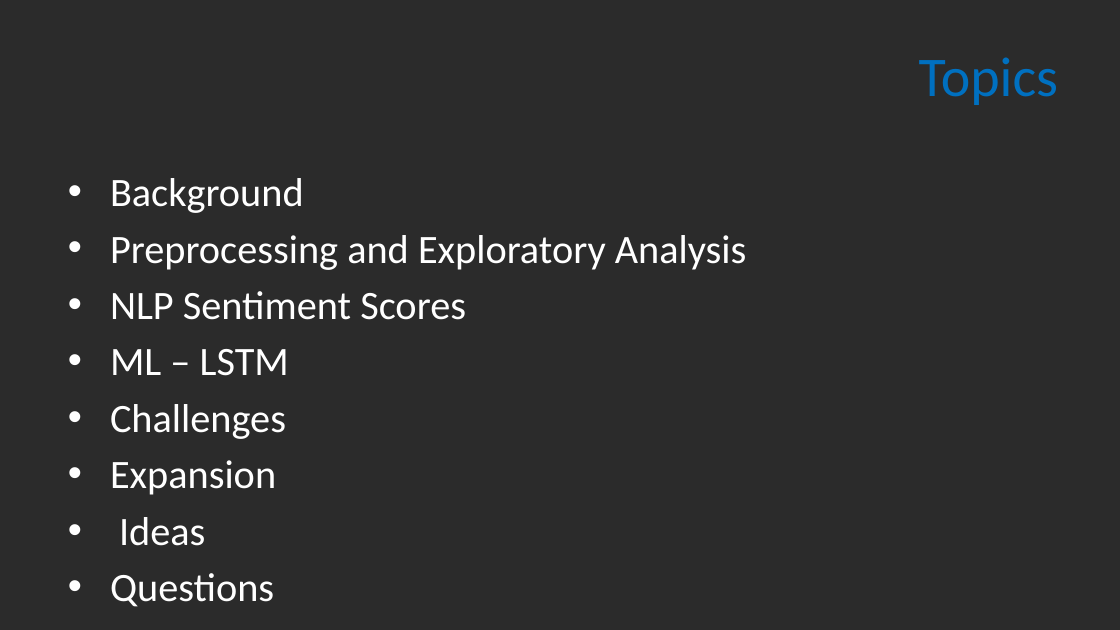
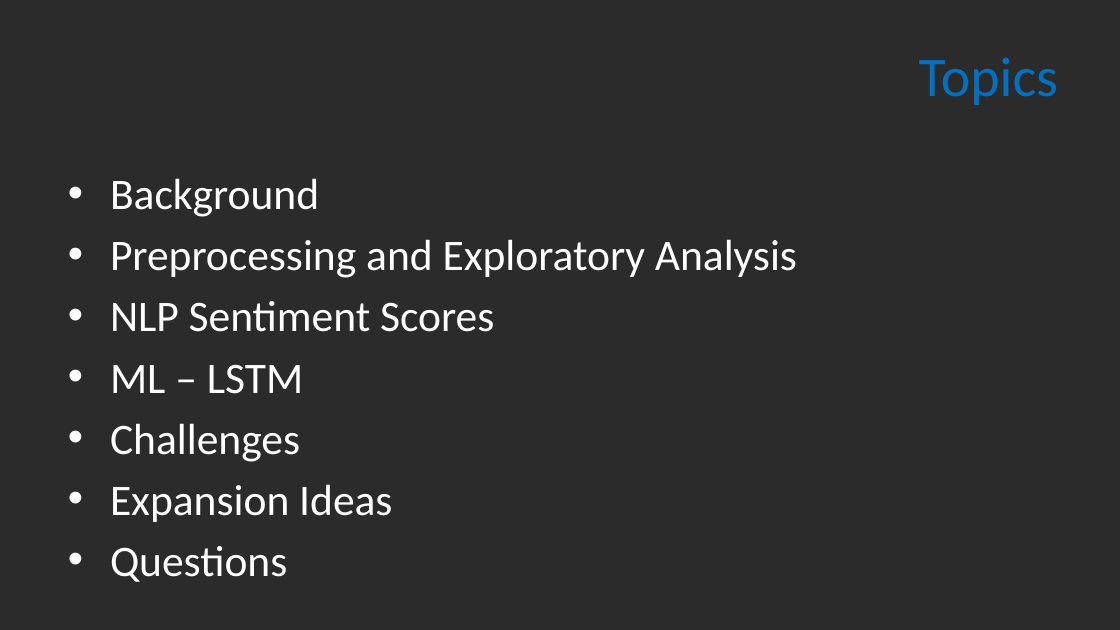
Before and after one commit to patricia-raj/predict-stock-movements, a slide deck: slide 2 of Project 02.pptx. Drawn at 1120x630 pixels with LibreOffice and Linux fonts; fonts in the diff are those of the drawing; background and template pictures are left out; a plain dark background stands for a picture behind light text. Boxes give left, top, right and bottom in pixels: in the first picture for what was removed or moved away, otherwise in the second. Text is boxed around its words. In the diff, an @@ line names an element or a change of style, - is before the commit and + after.

```diff
--- a/Project 02.pptx
+++ b/Project 02.pptx
@@ text at (110,178,797,582): size 25.9 to 28 pt in "Background", "Preprocessing and Exploratory Analysis", "NLP Sentiment Scores", "ML – LSTM" and 2 more places @@
@@ text at (110,484,392,522): text changed; size 25.9 to 28 pt @@
-• Expansion
-• Ideas
+• Expansion Ideas
```
Also in this commit, not shown: 3 other slides changed, 2 other files.
